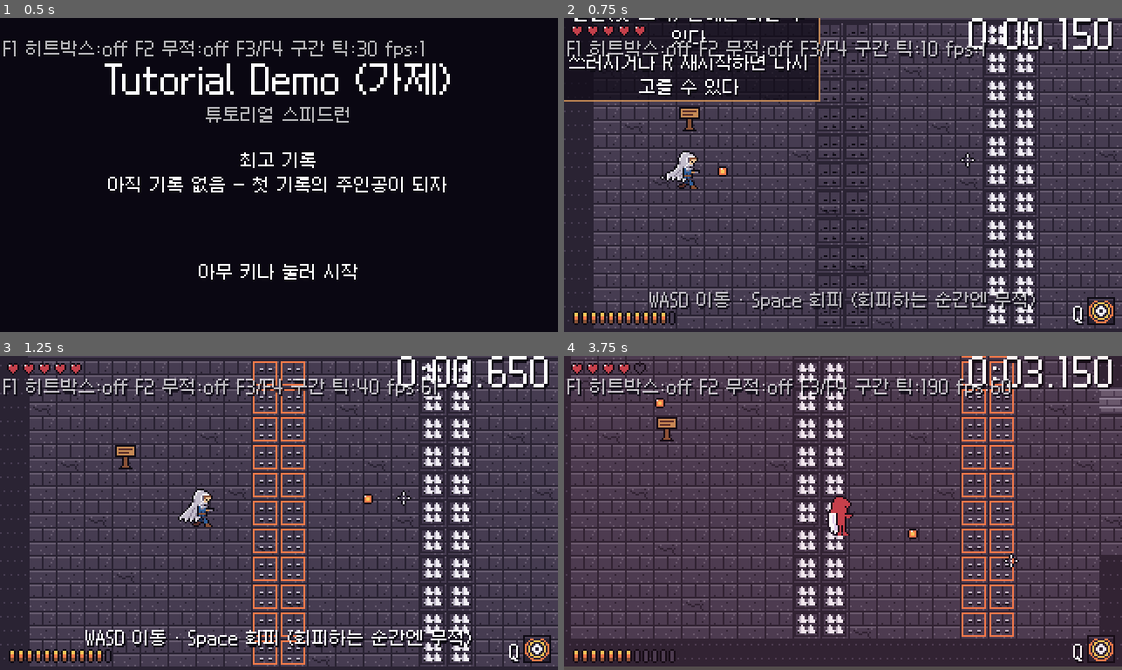
Above: before the commit, frames 1-4 (two rows, left to right).
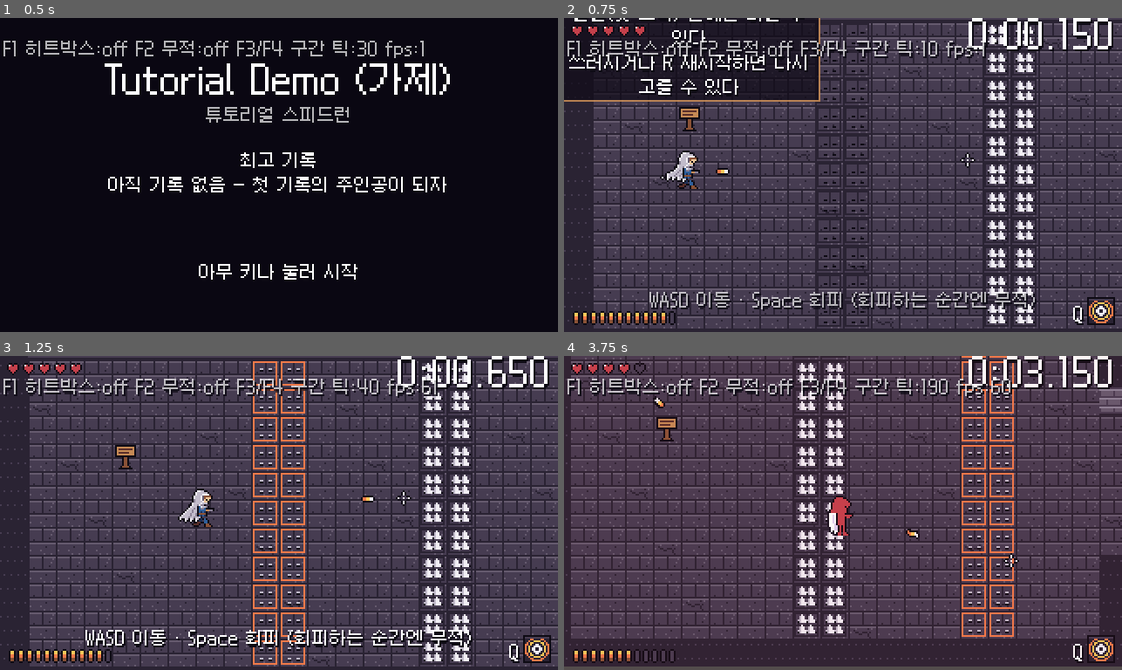
Above: after the commit, the same moments.

Repository: sadagu-0932/New
Game: Godot game, scene res://main.tscn
Same seed, same stepped clock (60 frames per second), same inputs: the game is played once before the commit and once after it.
Inputs (mouse positions are in pixels of both pictures, inside the frame that each line leads up to):
- Up to frame 1 (0.5 s): no input
- Up to frame 2 (0.75 s): tap Enter (menu_confirm) at 0.5 s; move the mouse to (965, 159) at 0.52 s; hold D (move_right) from 0.53 s (still down); click (965, 159) at 0.6 s
- Up to frame 3 (1.25 s): keep holding D (move_right)
- Up to frame 4 (3.75 s): move the mouse to (731, 528) at 1.27 s; release D (move_right) at 1.28 s; hold S (move_down) 1.28-2.03 s; tap Space (dodge) at 1.35 s; click (731, 528) at 1.55 s; move the mouse to (898, 443) at 2.02 s; hold D (move_right) 2.03-2.78 s; tap E (interact) at 2.1 s; click (898, 443) at 2.3 s; move the mouse to (815, 575) at 2.77 s; hold W (move_up) 2.78-3.53 s; right-click (815, 575) at 2.85 s; click (815, 575) at 3.05 s; move the mouse to (1010, 560) at 3.52 s; hold A (move_left) from 3.53 s (still down); click (1010, 560) at 3.6 s

Frame 1 is identical in both runs. In frame 2, less than 0.1% of the frame differs, in the area x 27-30%, y 47-51%; in frame 3, less than 0.1%; in frame 4, less than 0.1%, in the area x 15-64%, y 12-59%.

Commit message:
탄을 적마다 어울리게: 내 탄 예광탄, 원거리형 불덩이, 탄막형 보라 수정 조각(회전), 골렘 빛나는 돌 탄, 반사 볼트·완벽 반사 혜성. 진행 방향 회전·꼬리 잔상 (판정·속도 그대로)
Co-Authored-By: Claude Opus 5.5 <noreply@anthropic.com>
Claude-Session: https://claude.ai/code/session_01DgWHarJPQESHWgitdsXbZA

Diff:
--- a/art/themes/dungeon/bullets.json
+++ b/art/themes/dungeon/bullets.json
@@ -5,7 +5,7 @@
     "player": {
       "row": 0,
       "frames": 2,
-      "fps": 10.0,
+      "fps": 12.0,
       "loop": true
     },
     "enemy": {
@@ -14,17 +14,47 @@
       "fps": 8.0,
       "loop": true
     },
+    "fireball": {
+      "row": 2,
+      "frames": 3,
+      "fps": 12.0,
+      "loop": true
+    },
+    "shard": {
+      "row": 3,
+      "frames": 4,
+      "fps": 12.0,
+      "loop": true
+    },
+    "golem": {
+      "row": 4,
+      "frames": 2,
+      "fps": 6.0,
+      "loop": true
+    },
     "reflect": {
-      "row": 2,
+      "row": 5,
       "frames": 2,
       "fps": 12.0,
       "loop": true
     },
     "reflect_perfect": {
-      "row": 3,
+      "row": 6,
       "frames": 2,
-      "fps": 16.0,
+      "fps": 14.0,
       "loop": true
     }
+  },
+  "rotate": [
+    "player",
+    "fireball",
+    "reflect",
+    "reflect_perfect"
+  ],
+  "trail": {
+    "fireball": 3,
+    "golem": 4,
+    "reflect": 2,
+    "reflect_perfect": 2
   }
 }
--- a/combat/afterimage.gd
+++ b/combat/afterimage.gd
@@ -6,7 +6,8 @@
 var _left: float = 0.0
 
 
-static func spawn(texture_value: Texture2D, pos: Vector2, flip: bool, fade_seconds: float, tint: Color) -> void:
+static func spawn(texture_value: Texture2D, pos: Vector2, flip: bool, fade_seconds: float, tint: Color,
+		rot: float = 0.0, scale_value: Vector2 = Vector2.ONE) -> void:
 	var tree := Engine.get_main_loop() as SceneTree
 	var container: Node = tree.get_first_node_in_group(Effect.GROUP)
 	if container == null or texture_value == null:
@@ -15,6 +16,8 @@
 	a.texture = texture_value
 	a.position = pos
 	a.flip_h = flip
+	a.rotation = rot
+	a.scale = scale_value
 	a.modulate = tint
 	a._fade = fade_seconds
 	a._left = fade_seconds
--- a/combat/projectile.gd
+++ b/combat/projectile.gd
@@ -26,6 +26,11 @@
 var _shape := CircleShape2D.new()
 var _query := PhysicsShapeQueryParameters2D.new()
 var _sprite: AnimatedSprite2D
+## 진행 방향으로 돌려 그리는지 / 꼬리 잔상 간격 (bullets.json 의 rotate·trail, 화면 표시 전용)
+var _rotate: bool = false
+var _trail_every: int = 0
+var _age: int = 0
+static var _bullet_meta: Dictionary = {}
 ## 이미 처리한 피격 영역 (관통 탄이 같은 대상을 여러 번 때리지 않게)
 var _done: Dictionary = {}
 
@@ -58,6 +63,11 @@
 		_sprite.sprite_frames = DB.theme.load_sheet("bullets")
 		add_child(_sprite)
 	_sprite.play(anim)
+	if _bullet_meta.is_empty():
+		_bullet_meta = DB.theme.load_json("bullets")
+	_rotate = (_bullet_meta.get("rotate", []) as Array).has(String(anim))
+	_trail_every = int((_bullet_meta.get("trail", {}) as Dictionary).get(String(anim), 0))
+	_update_sprite_rotation()
 
 
 func _update_group() -> void:
@@ -73,6 +83,10 @@
 	if not alive:
 		return
 	position += velocity / float(Game.config.tick_rate)
+	_age += 1
+	_update_sprite_rotation()
+	if _trail_every > 0 and _age % _trail_every == 0:
+		_leave_trail()
 	lifetime -= 1
 	if lifetime <= 0:
 		destroy(false)
@@ -156,6 +170,19 @@
 	Effect.spawn(&"perfect", global_position, 0.0, 1.0 + 0.5 * reflect_count)
 
 
+## 그림을 진행 방향으로 돌린다 (회전하는 탄만)
+func _update_sprite_rotation() -> void:
+	if _sprite and _rotate and velocity != Vector2.ZERO:
+		_sprite.rotation = velocity.angle()
+
+
+## 꼬리 잔상 (화면 표시 전용)
+func _leave_trail() -> void:
+	var tex := _sprite.sprite_frames.get_frame_texture(_sprite.animation, _sprite.frame)
+	AfterImage.spawn(tex, global_position, false, DB.feel.bullet_trail_fade_seconds, Color(1, 1, 1, 0.8),
+		_sprite.rotation, _sprite.scale * 0.8)
+
+
 ## 없앤다 (show_effect: 맞은 자리 이펙트)
 func destroy(show_effect: bool) -> void:
 	if not alive:
--- a/data/feel.tres
+++ b/data/feel.tres
@@ -17,5 +17,6 @@
 cloak_vertical_factor = 0.5
 cloak_dodge_lean = 3.2
 cloak_backpedal_lean = -1.0
+bullet_trail_fade_seconds = 0.15
 afterimage_interval_ticks = 2
 afterimage_fade_seconds = 0.2
--- a/data/projectiles/enemy_slow.tres
+++ b/data/projectiles/enemy_slow.tres
@@ -8,4 +8,4 @@
 damage = 1
 radius = 3.0
 lifetime_ticks = 240
-anim = &"enemy"
+anim = &"fireball"
--- a/data/projectiles/enemy_spread.tres
+++ b/data/projectiles/enemy_spread.tres
@@ -8,4 +8,4 @@
 damage = 1
 radius = 3.0
 lifetime_ticks = 300
-anim = &"enemy"
+anim = &"shard"
--- a/data/projectiles/golem_bullet.tres
+++ b/data/projectiles/golem_bullet.tres
@@ -8,4 +8,4 @@
 damage = 1
 radius = 3.0
 lifetime_ticks = 360
-anim = &"enemy"
+anim = &"golem"
--- a/tests/test_m10.gd
+++ b/tests/test_m10.gd
@@ -14,6 +14,7 @@
 	test_export_preset()
 	await test_tall_player_feet()
 	await test_cloak_follows_motion()
+	await test_bullet_looks()
 	if level != null:
 		level.queue_free()
 		level = null
@@ -136,3 +137,27 @@
 	await step(40)
 	check(p._cloak.animation == &"cloak_fwd", "조준 반대로 뒷걸음질하면 몸 쪽으로 눌림 (%s)" % p._cloak.animation)
 	check(p._cloak.flip_h == p._sprite.flip_h, "망토는 몸과 같은 쪽을 봄")
+
+
+## 적마다 어울리는 탄 그림, 진행 방향 회전, 꼬리 (화면 표시 전용)
+func test_bullet_looks() -> void:
+	check(DB.enemies["shooter"].projectile.anim == &"fireball", "원거리형 = 불덩이")
+	check(DB.enemies["spreader"].projectile.anim == &"shard", "탄막형 = 수정 조각")
+	check(DB.enemies["golem"].projectile.anim == &"golem", "골렘 = 빛나는 돌 탄")
+	check(DB.gun.projectile.anim == &"player", "내 탄 = 예광탄")
+	await new_level(MAP)
+	var dir := Vector2(1, -1).normalized()
+	var fb := Projectile.spawn(level.projectiles, Team.ENEMY, Vector2(100, 60), dir, DB.enemies["shooter"].projectile)
+	await step(4)
+	check(is_equal_approx(fb._sprite.rotation, dir.angle()), "불덩이는 날아가는 방향으로 돌아감")
+	var trails := 0
+	for n in level.effects.get_children():
+		if n is AfterImage:
+			trails += 1
+	check(trails > 0, "불덩이 꼬리 잔상 (%d)" % trails)
+	fb.reflect(Vector2.LEFT, false, DB.parry)
+	await step(1)
+	check(fb._sprite.animation == &"reflect" and is_equal_approx(absf(fb._sprite.rotation), PI), "반사되면 하늘색 볼트로 바뀌고 반대 방향으로 돌아감")
+	var sh := Projectile.spawn(level.projectiles, Team.ENEMY, Vector2(100, 60), dir, DB.enemies["spreader"].projectile)
+	await step(2)
+	check(sh._sprite.rotation == 0.0, "수정 조각은 방향 대신 제자리에서 빙글빙글 (프레임 회전)")
--- a/ui/feel_data.gd
+++ b/ui/feel_data.gd
@@ -28,6 +28,10 @@
 ## 뒤로 걸을 때(조준 반대 방향) 몸 쪽으로 눌리는 정도
 @export var cloak_backpedal_lean: float = 0.0
 
+@export_group("탄 꼬리")
+## 탄 꼬리 잔상이 사라지는 시간 (초)
+@export var bullet_trail_fade_seconds: float = 0.0
+
 @export_group("잔상 (회피·돌진 중)")
 ## 몇 틱마다 잔상을 남길지
 @export var afterimage_interval_ticks: int = 0
Binary file changed: art/themes/dungeon/bullets.png
